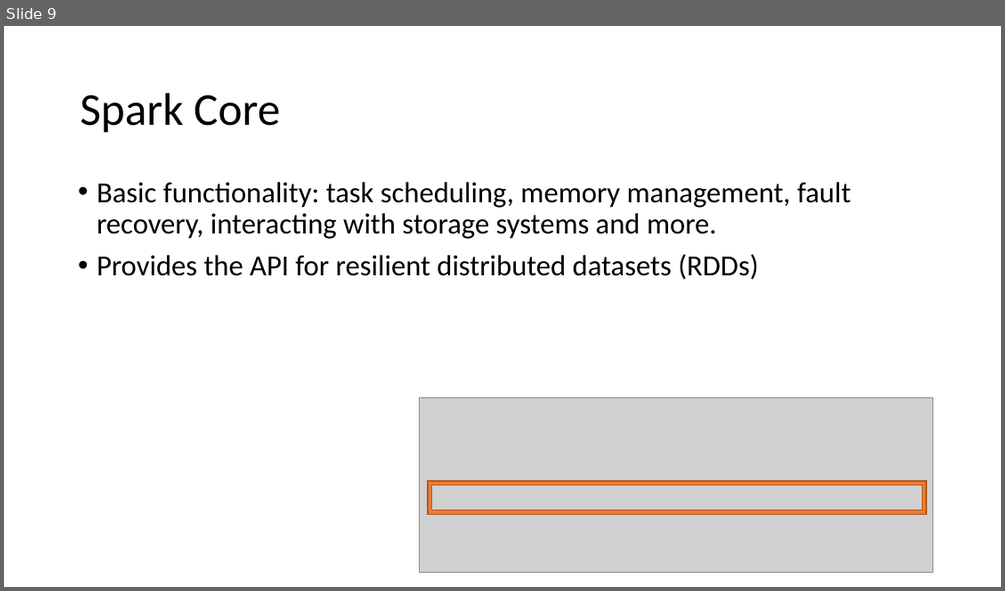
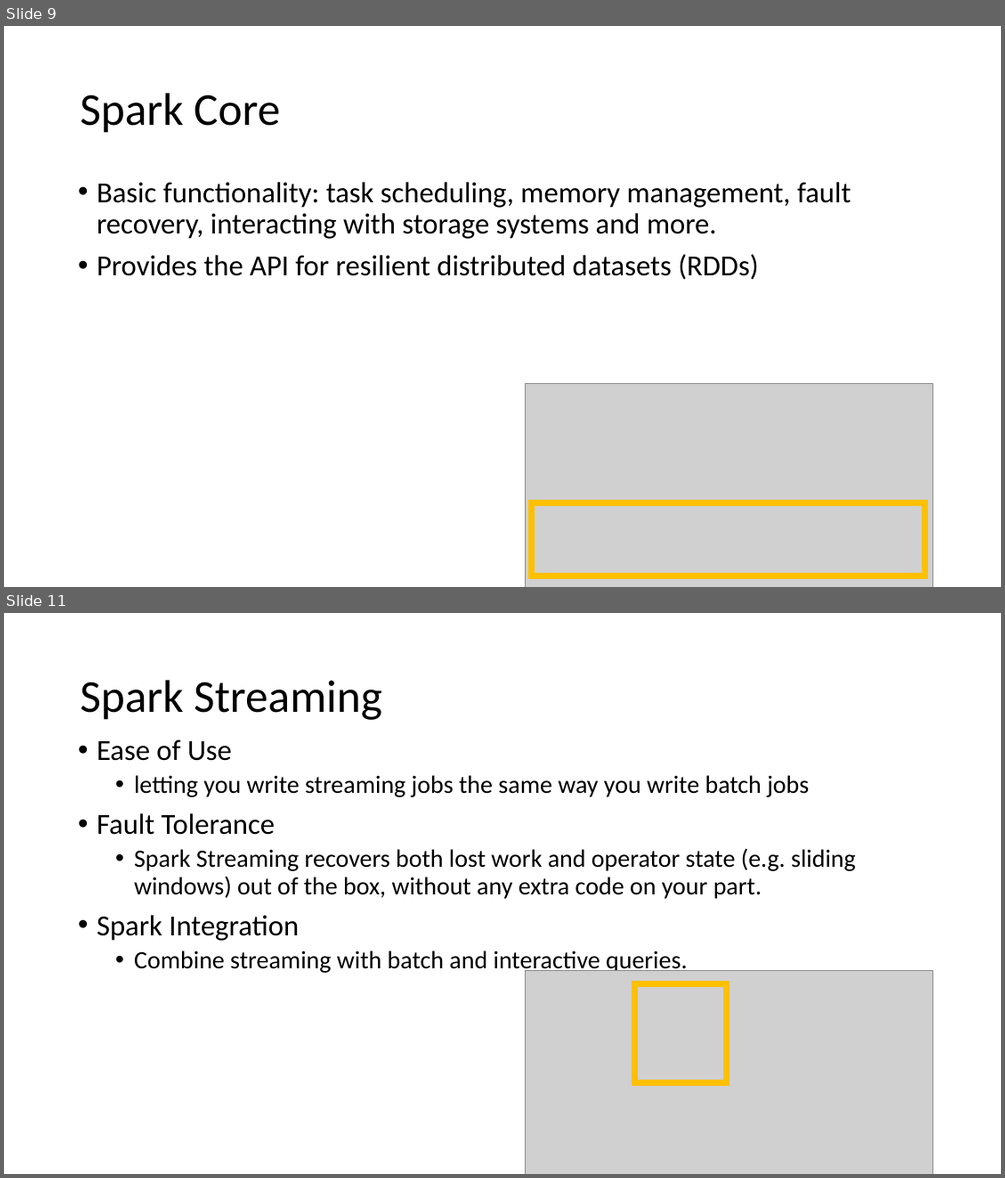
Before and after one commit to MooyoungLee/learn-spark, a slide deck: Presentation/Learning Spark 2017.pptx. Shown one above the other, each under a label of ours: slide 9 before the commit, slides 9 and 11 after it; the slides between them are not shown. The pictures are 1005x591 and 1005x1178 pixels, drawn with LibreOffice and Linux fonts; fonts in the diff are those of the drawing; grey boxes stand for pictures. Boxes give left, top, right and bottom in pixels: in the first picture for what was removed or moved away, otherwise in the second. Text is boxed around its words. In the diff, an @@ line names an element or a change of style, - is before the commit and + after.

```diff
--- a/Presentation/Learning Spark 2017.pptx
+++ b/Presentation/Learning Spark 2017.pptx
@@ slide 11 added at [4,613,1001,1174], background #FFFFFF @@
@@ title added at [80,680,382,720], 44 pt, text #000000 @@
+Spark Streaming
@@ text added at [97,739,856,974], 24 pt, text #000000 @@
+• Ease of Use
+  • letting you write streaming jobs the same way you write batch jobs
+• Fault Tolerance
+  • Spark Streaming recovers both lost work and operator state (e.g. sliding windows) out of the box, without any extra code on your part.
+• Spark Integration
+  • Combine streaming with batch and interactive queries.
@@ picture added at [526,971,933,1174] @@
@@ rectangle added at [635,984,727,1083], outline #FFC000 6 pt @@
@@ slide 9 changed as well @@
@@ picture: place and size @@
-picture at [420,398,933,572]
+picture at [526,384,933,587]
@@ frame removed at [428,481,927,514] @@
@@ rectangle added at [531,502,924,576], outline #FFC000 6 pt @@
```
Also in this commit, not shown: 22 other slides changed, 7 other slides added, 9 slides removed.
